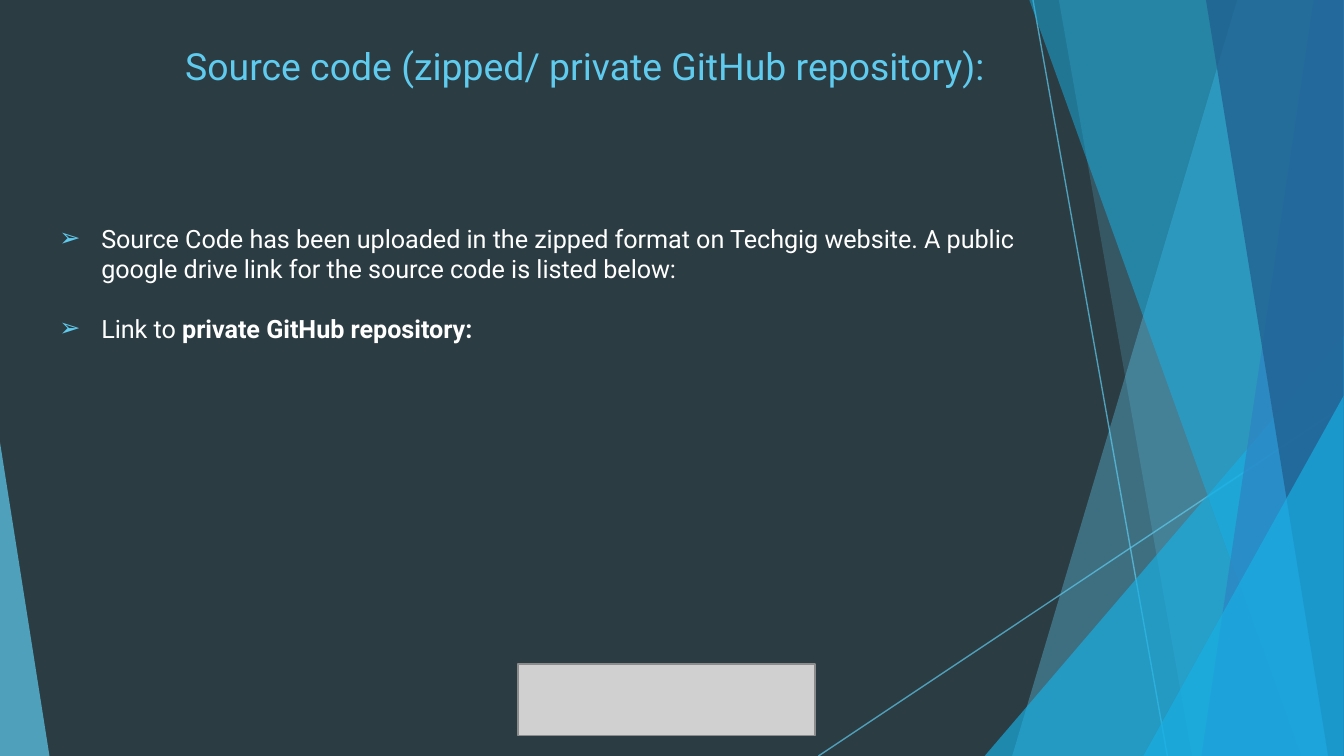
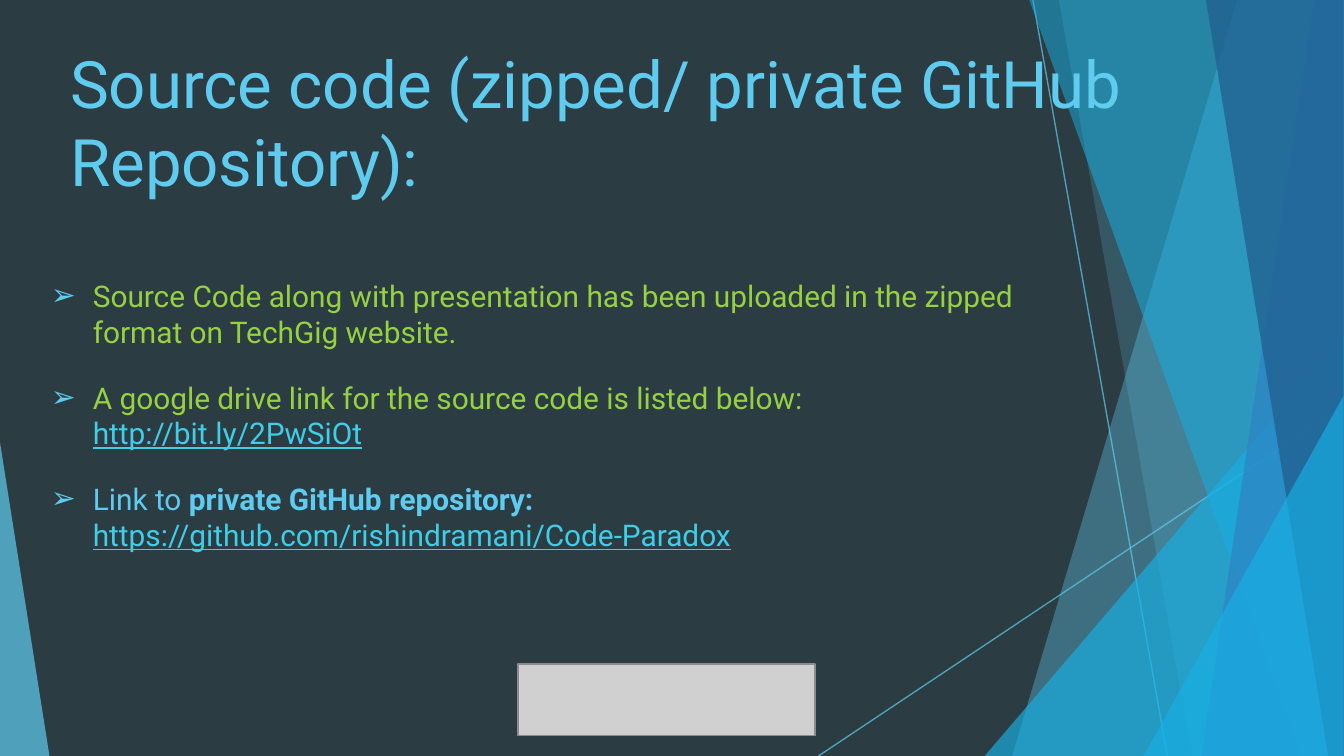
Before and after one commit to rishindramani/HubDroid, a slide deck: slide 8 of Lowe’s_Campus_Hackathon_Presentation.pptx. Drawn at 1344x756 pixels with LibreOffice and Linux fonts; fonts in the diff are those of the drawing; grey boxes stand for pictures. Boxes give left, top, right and bottom in pixels: in the first picture for what was removed or moved away, otherwise in the second. Text is boxed around its words. In the diff, an @@ line names an element or a change of style, - is before the commit and + after.

```diff
--- a/Lowe’s_Campus_Hackathon_Presentation.pptx
+++ b/Lowe’s_Campus_Hackathon_Presentation.pptx
@@ title at [70, 48, 1121, 201]: text changed; size 20 to 35 pt @@
-Source code (zipped/ private GitHub repository):
+Source code (zipped/ private GitHub Repository):
@@ text at [93, 284, 1013, 552]: text changed; size 13.5 to 16 pt; text colour #FFFFFF to #96D141 @@
-➢ Source Code has been uploaded in the zipped format on Techgig website. A public google drive link for the source code is listed below:
-➢ Link to private GitHub repository:
+➢ Source Code along with presentation has been uploaded in the zipped format on TechGig website.
+➢ A google drive link for the source code is listed below: http://bit.ly/2PwSiOt
+➢ Link to private GitHub repository: https://github.com/rishindramani/Code-Paradox
```
Also in this commit, not shown: 4 other slides changed.
